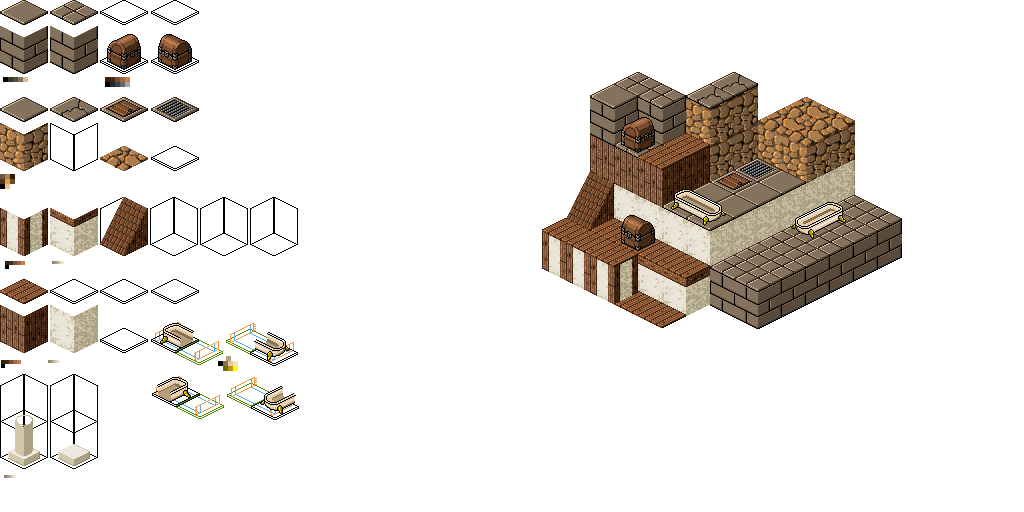
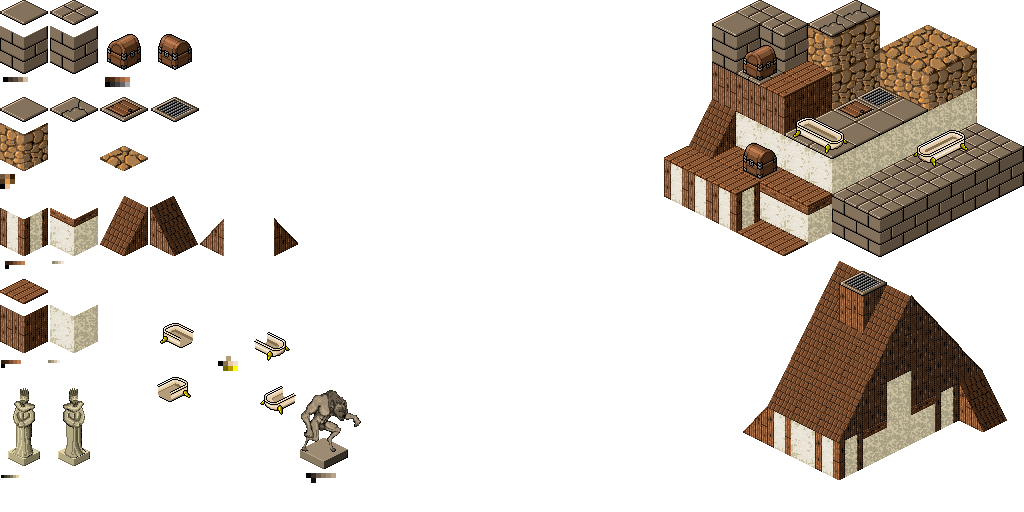
Layers edited between the first and the second 1024 × 512 image:
painted on "testing" over left=0, top=0, right=1024, bottom=483
added layer "testing2" above "Layer 10(pasted)" over left=103, top=0, right=1024, bottom=483
added layer "Layer 8(pasted)" above "sprites" over left=301, top=390, right=361, bottom=483
painted on "sprites" over left=0, top=0, right=1024, bottom=483
hid "patters", opacity 100% → 25%, painted on it over left=0, top=0, right=704, bottom=483
